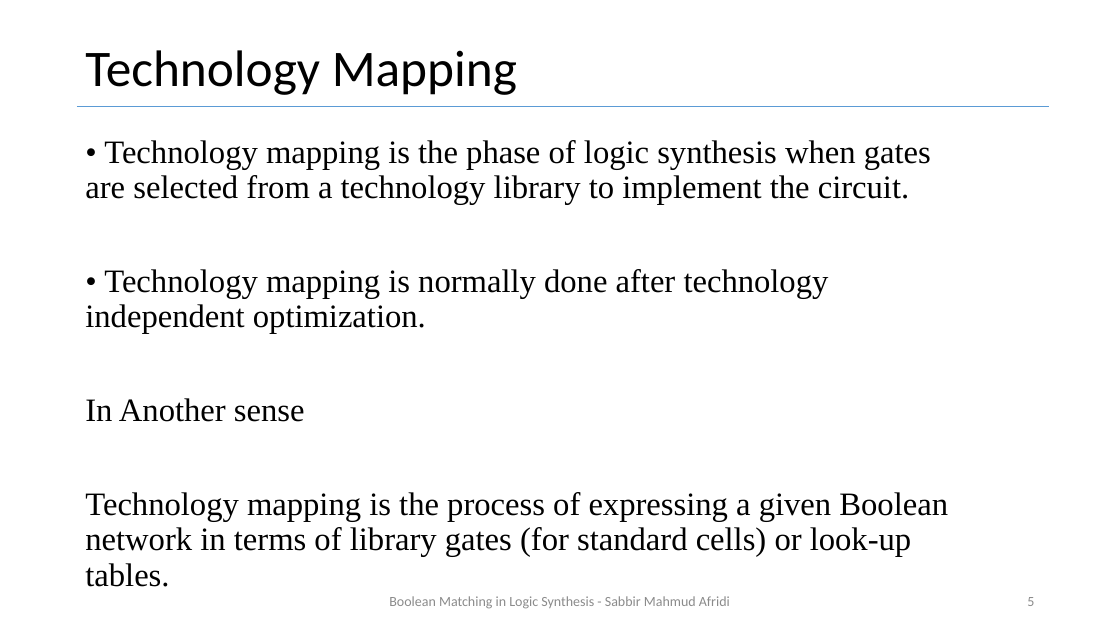
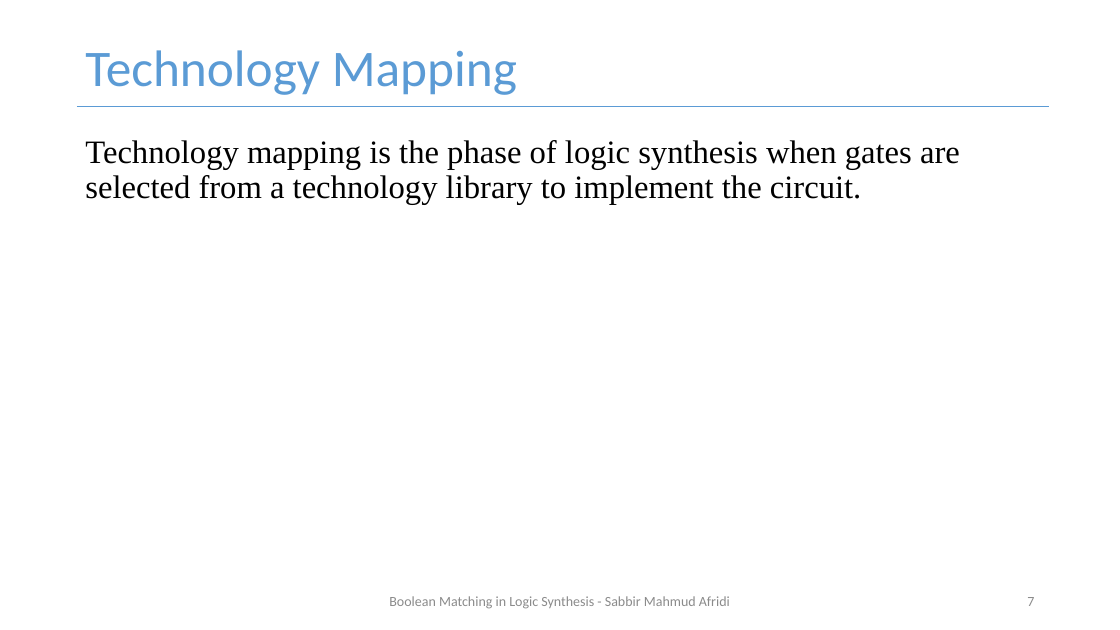
Before and after one commit to smahmuddz/logicSynthesis, a slide deck: slide 7 of Presentation.pptx (slide 5 before the commit). Drawn at 1120x630 pixels with LibreOffice and Linux fonts; fonts in the diff are those of the drawing. Boxes give left, top, right and bottom in pixels: in the first picture for what was removed or moved away, otherwise in the second. Text is boxed around its words. In the diff, an @@ line names an element or a change of style, - is before the commit and + after.

```diff
--- a/Presentation.pptx
+++ b/Presentation.pptx
@@ title "Technology Mapping" at [85,50,517,95]: text colour #000000 to #5B9BD5 @@
@@ text at [85,140,960,204]: text changed @@
-• Technology mapping is the phase of logic synthesis when gates are selected from a technology library to implement the circuit.
-• Technology mapping is normally done after technology independent optimization.
-In Another sense
-Technology mapping is the process of expressing a given Boolean network in terms of library gates (for standard cells) or look-up tables.
+Technology mapping is the phase of logic synthesis when gates are selected from a technology library to implement the circuit.
@@ page number at [1027,597,1034,606]: text changed @@
-5
+7
```
Also in this commit, not shown: 29 other slides changed, 2 slides added.
